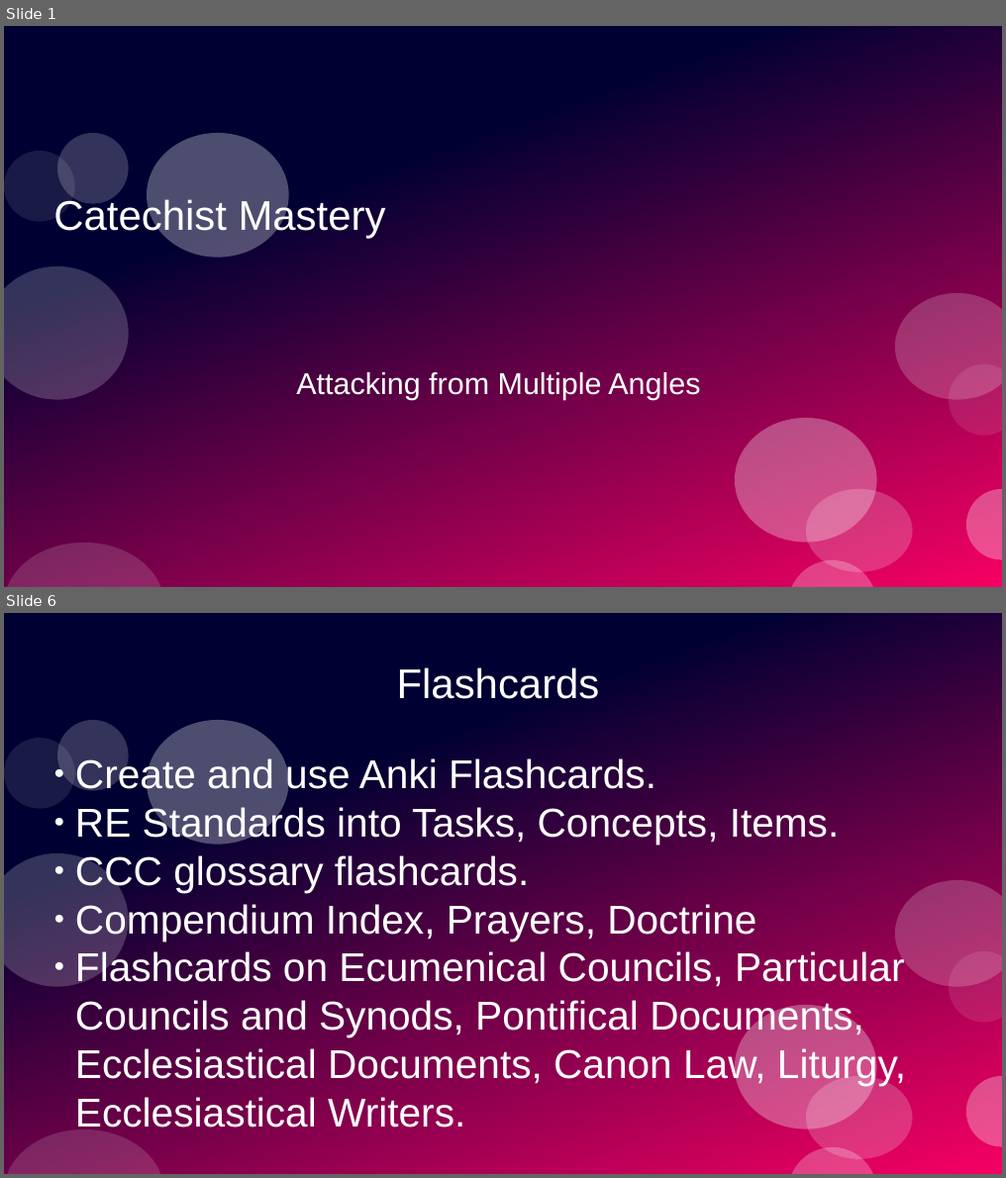
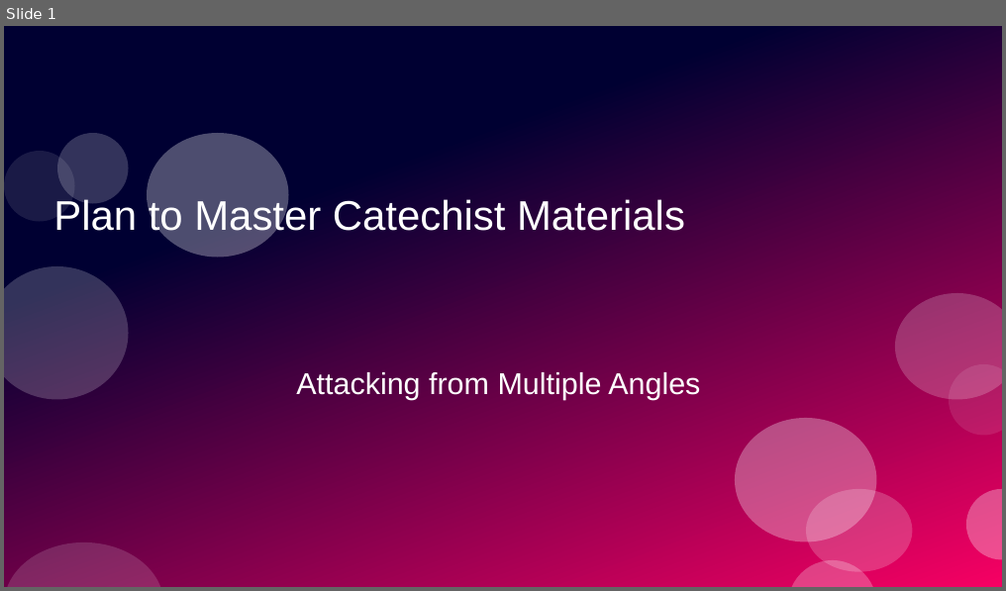
Before and after one commit to stevemac321/Catechist, a slide deck: Mastery.pptx. Shown one above the other, each under a label of ours: slides 1 and 6 before the commit, slide 1 after it; the slides between them are not shown. The pictures are 1006x1178 and 1006x591 pixels, drawn with LibreOffice and Linux fonts; fonts in the diff are those of the drawing. Boxes give left, top, right and bottom in pixels: in the first picture for what was removed or moved away, otherwise in the second. Text is boxed around its words. In the diff, an @@ line names an element or a change of style, - is before the commit and + after.

```diff
--- a/Mastery.pptx
+++ b/Mastery.pptx
@@ slide 6 removed at [4,613,1002,1174], background #FFFFFF; not listed: 12 template elements that a slide beside it also shows @@
@@ title removed at [397,667,600,699] @@
-Flashcards
@@ subtitle removed at [75,757,906,1128] @@
-● Create and use Anki Flashcards.
-● RE Standards into Tasks, Concepts, Items.
-● CCC glossary flashcards.
-● Compendium Index, Prayers, Doctrine
-● Flashcards on Ecumenical Councils, Particular Councils and Synods, Pontifical Documents, Ecclesiastical Documents, Canon Law, Liturgy, Ecclesiastical Writers.
@@ slide 1 changed as well @@
@@ title at [54,197,685,239]: text changed @@
-Catechist Mastery
+Plan to Master Catechist Materials
```
Also in this commit, not shown: 4 other slides changed, 3 slides added, 4 other slides removed, 1 other file.
